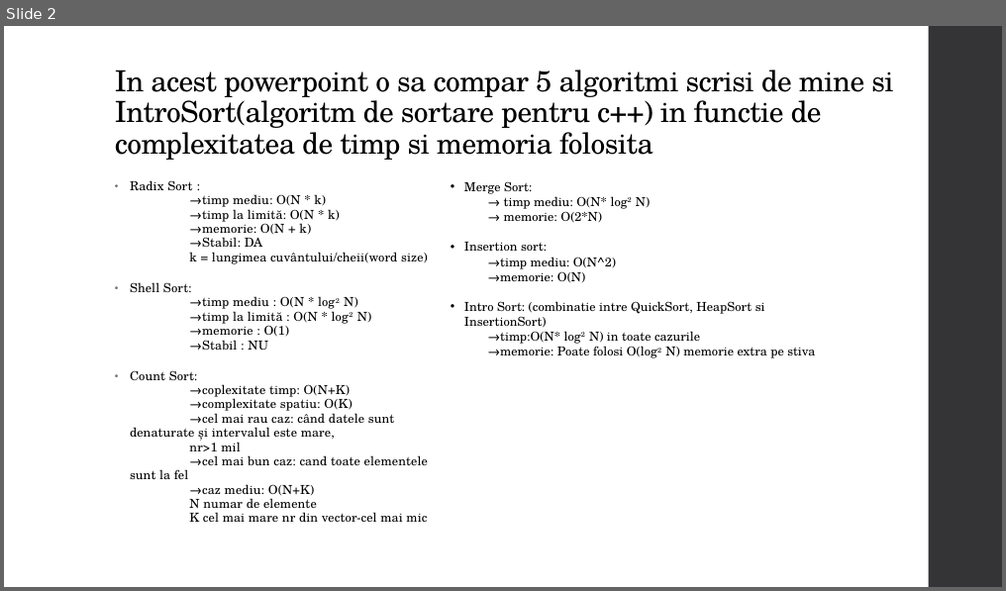
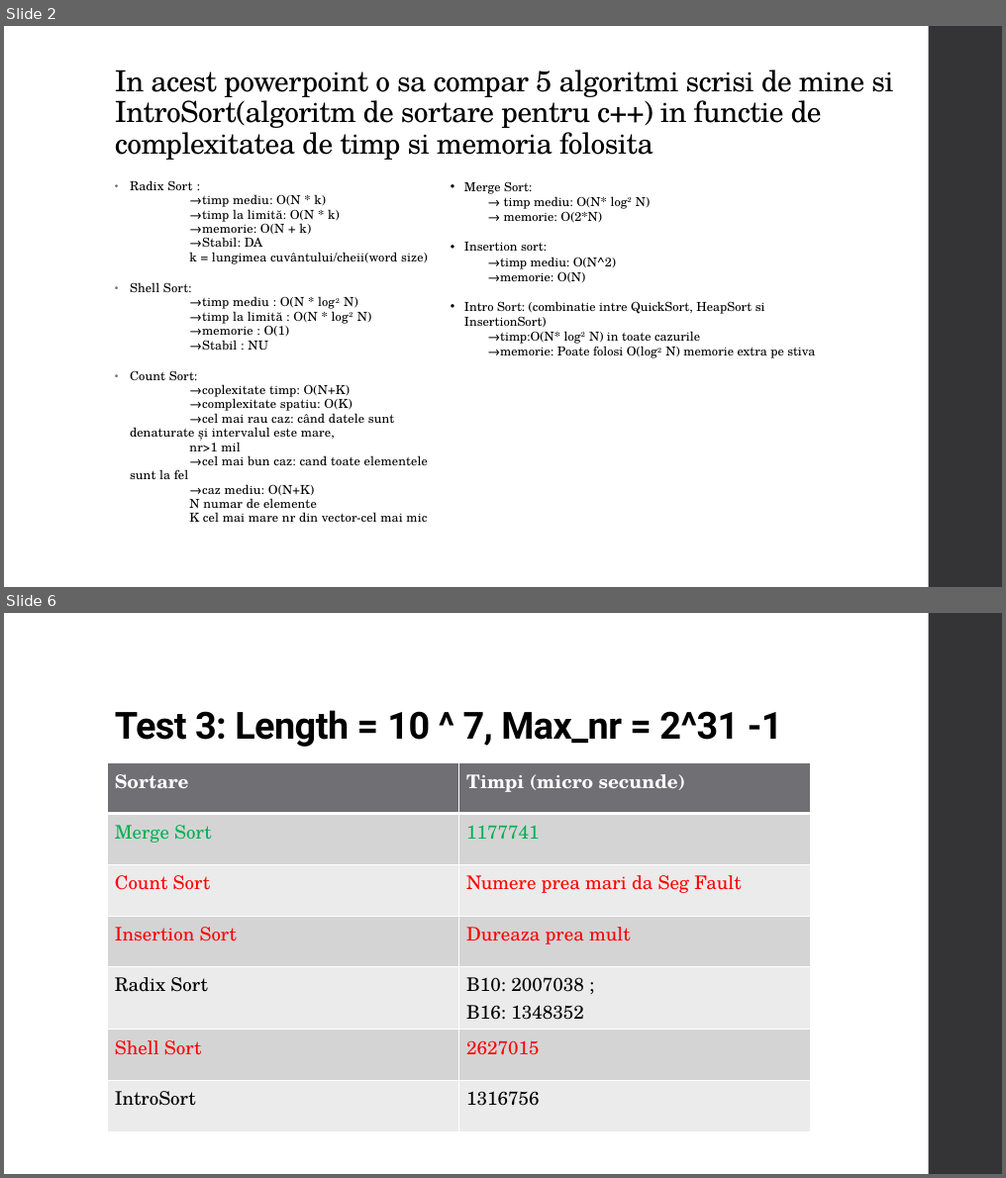
Before and after one commit to CybotTK/Data-Structures, a slide deck: Proiect SD-Algoritmi de sortare.pptx. Shown one above the other, each under a label of ours: slide 2 before the commit, slides 2 and 6 after it; the slides between them are not shown. The pictures are 1006x591 and 1006x1178 pixels, drawn with LibreOffice and Linux fonts; fonts in the diff are those of the drawing. Boxes give left, top, right and bottom in pixels: in the first picture for what was removed or moved away, otherwise in the second. Text is boxed around its words. In the diff, an @@ line names an element or a change of style, - is before the commit and + after.

```diff
--- a/Proiect SD-Algoritmi de sortare.pptx
+++ b/Proiect SD-Algoritmi de sortare.pptx
@@ slide 6 added at (4,613,1002,1174), background #FFFFFF; not listed: 1 template element that a slide beside it also shows @@
@@ title added at (115,710,783,747), 36 pt, text #000000, bold @@
+Test 3: Length = 10 ^ 7, Max_nr = 2^31 -1
@@ table added at (107,762,811,1122), 7 rows, 2 columns @@
+Sortare | Timpi (micro secunde)
+Merge Sort | 1177741
+Count Sort | Numere prea mari da Seg Fault
+Insertion Sort | Dureaza prea mult
+Radix Sort | B10: 2007038 ; / B16: 1348352
+Shell Sort | 2627015
+IntroSort | 1316756
```
Also in this commit, not shown: 2 slides changed, 2 other slides added, 1 slide removed, 2 other files.
